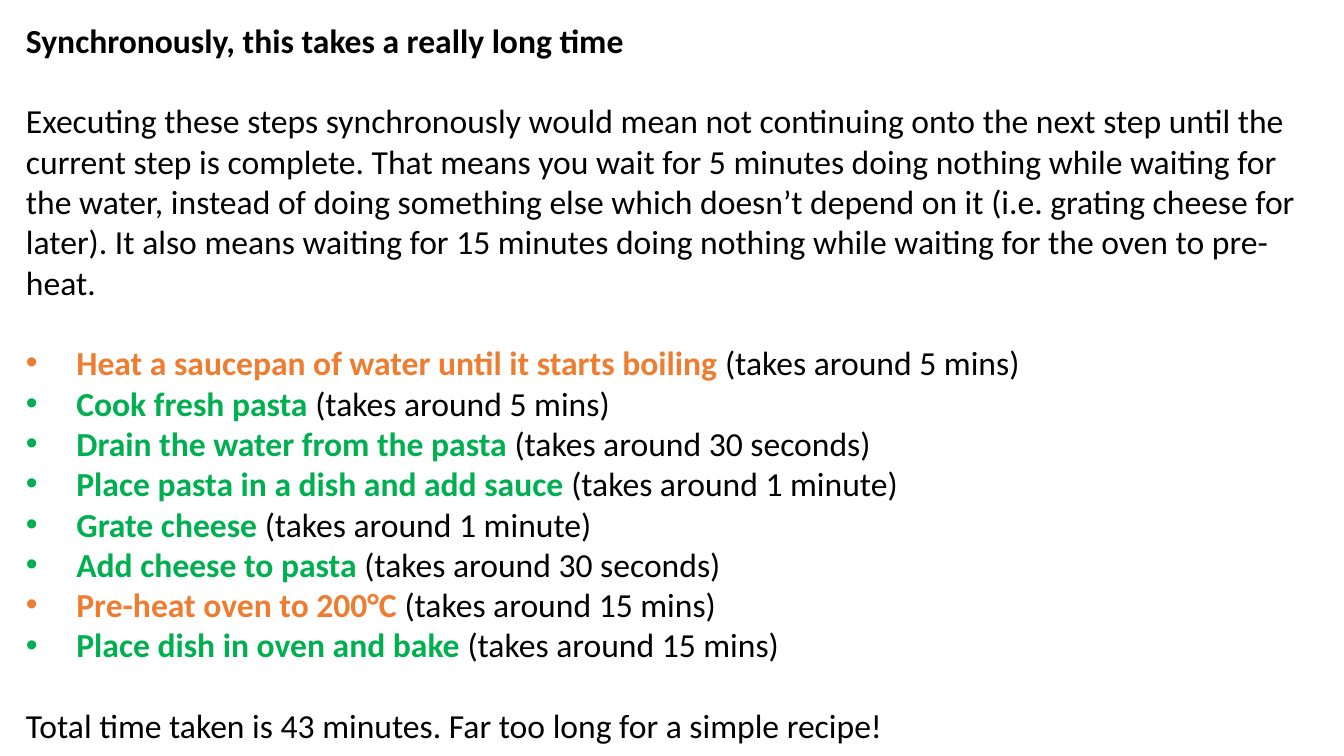
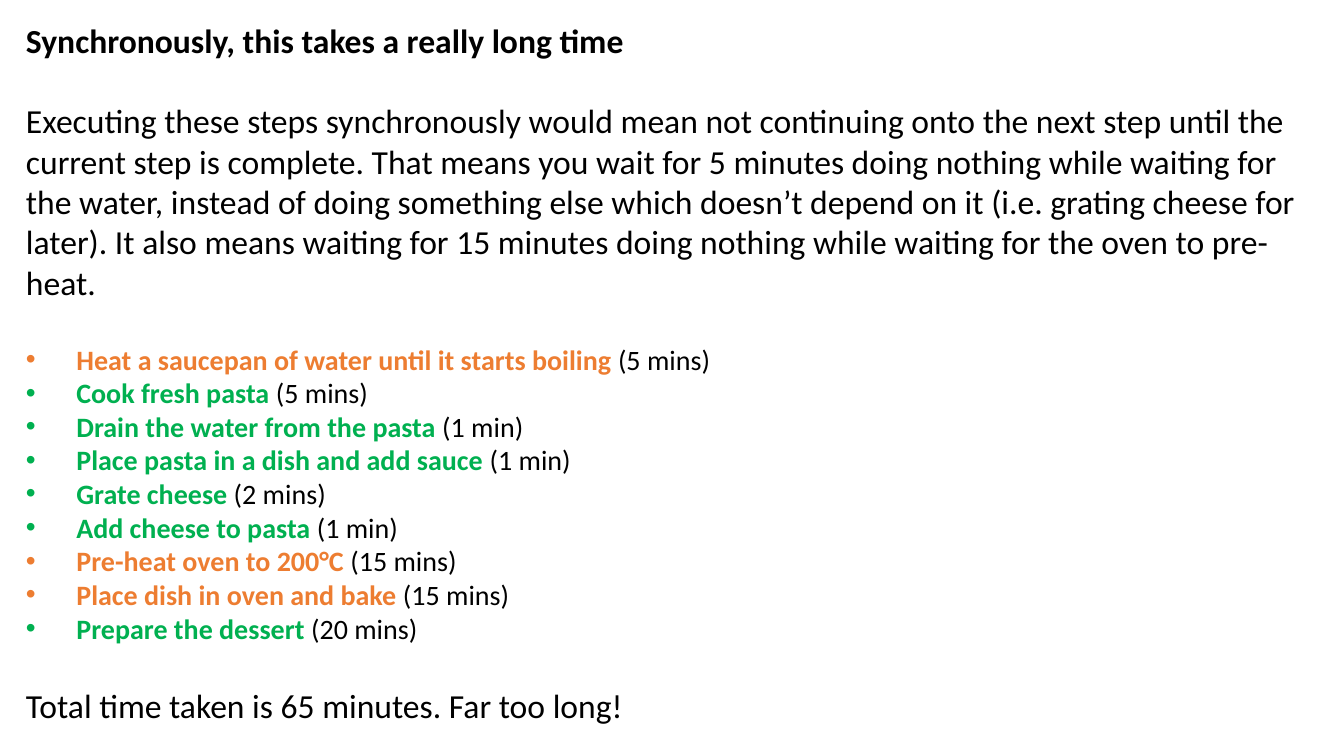
Before and after one commit to JoshKain/AsyncAwaitQuiz, a slide deck: slide 12 of Async and await presentation.pptx. Drawn at 1344x756 pixels with LibreOffice and Linux fonts; fonts in the diff are those of the drawing. Boxes give left, top, right and bottom in pixels: in the first picture for what was removed or moved away, otherwise in the second. Text is boxed around its words. In the diff, an @@ line names an element or a change of style, - is before the commit and + after.

```diff
--- a/Async and await presentation.pptx
+++ b/Async and await presentation.pptx
@@ text at (26,349,710,724): text changed; size 24 to 20 pt; text colour #000000 to #00B050; bold on @@
-• Heat a saucepan of water until it starts boiling (takes around 5 mins)
-• Cook fresh pasta (takes around 5 mins)
-• Drain the water from the pasta (takes around 30 seconds)
-• Place pasta in a dish and add sauce (takes around 1 minute)
-• Grate cheese (takes around 1 minute)
-• Add cheese to pasta (takes around 30 seconds)
-• Pre-heat oven to 200°C (takes around 15 mins)
-• Place dish in oven and bake (takes around 15 mins)
-Total time taken is 43 minutes. Far too long for a simple recipe!
+• Heat a saucepan of water until it starts boiling (5 mins)
+• Cook fresh pasta (5 mins)
+• Drain the water from the pasta (1 min)
+• Place pasta in a dish and add sauce (1 min)
+• Grate cheese (2 mins)
+• Add cheese to pasta (1 min)
+• Pre-heat oven to 200°C (15 mins)
+• Place dish in oven and bake (15 mins)
+• Prepare the dessert (20 mins)
+Total time taken is 65 minutes. Far too long!
```
Also in this commit, not shown: 7 other slides changed.
